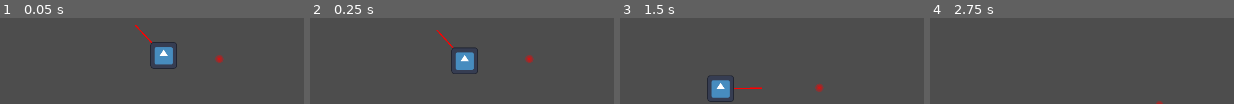
Above: before the commit, frames 1-4 (left to right).
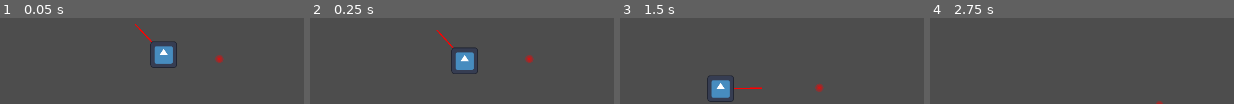
Above: after the commit, the same moments.

Repository: leogeier/ggj24-lasercats
Game: Godot game, scene res://main.tscn
Two runs of this game, one before a commit and one after it. Both use one fixed random seed, a clock stepped at 60 frames per second and the inputs below. The engine's default icon, where the game draws it, is replaced by a stand-in: a white triangle on a blue panel in a dark square.
Inputs (mouse positions are in pixels of both pictures, inside the frame that each line leads up to):
- Up to frame 1 (0.05 s): no input
- Up to frame 2 (0.25 s): no input
- Up to frame 3 (1.5 s): tap Enter at 0.5 s; move the mouse to (outside the picture) at 0.52 s; hold Up (ui_up) from 0.53 s (still down); move the mouse to (outside the picture) at 1.27 s
- Up to frame 4 (2.75 s): keep holding Up (ui_up); tap Space at 2 s; move the mouse to (outside the picture) at 2.02 s

The runs differ from the first frame. In frame 1, 0.7% of the frame differs, in the area x 44-59%, y 6-60%; in frame 2, less than 0.1%; in frame 3, less than 0.1%; in frame 4, nothing differs.

Commit message:
jump through shelf through the bottom

Diff:
--- a/game/main.tscn
+++ b/game/main.tscn
@@ -1,8 +1,9 @@
-[gd_scene load_steps=11 format=3 uid="uid://dxtqm02dnl42d"]
+[gd_scene load_steps=12 format=3 uid="uid://dxtqm02dnl42d"]
 
 [ext_resource type="PackedScene" uid="uid://bh28ccd421trc" path="res://scenes/cat/cat.tscn" id="1_1cu0m"]
 [ext_resource type="PackedScene" uid="uid://ciacvo6retlhy" path="res://scenes/laserpointer/laserpointer.tscn" id="2_x85f1"]
 [ext_resource type="PackedScene" uid="uid://duehi6pdpwp2t" path="res://scenes/camera/camera.tscn" id="3_l7hjo"]
+[ext_resource type="PackedScene" uid="uid://dgd8s0xnbmy23" path="res://scenes/shelf/Shelf.tscn" id="4_p4kp4"]
 
 [sub_resource type="PhysicsMaterial" id="PhysicsMaterial_ci8g4"]
 friction = 0.58
@@ -26,10 +27,12 @@
 [node name="Main" type="Node2D"]
 
 [node name="Cat" parent="." instance=ExtResource("1_1cu0m")]
-position = Vector2(905, 955)
+position = Vector2(905, 953)
 
 [node name="StaticBody2D" type="StaticBody2D" parent="."]
 position = Vector2(952, 1009)
+collision_layer = 5
+collision_mask = 5
 physics_material_override = SubResource("PhysicsMaterial_ci8g4")
 
 [node name="CollisionShape2D" type="CollisionShape2D" parent="StaticBody2D"]
@@ -41,9 +44,6 @@
 [node name="StaticBody2D2" type="StaticBody2D" parent="."]
 position = Vector2(1532, 779)
 physics_material_override = SubResource("PhysicsMaterial_5ruui")
-
-[node name="CollisionShape2D" type="CollisionShape2D" parent="StaticBody2D2"]
-shape = SubResource("RectangleShape2D_2ywyu")
 
 [node name="StaticBody2D3" type="StaticBody2D" parent="."]
 position = Vector2(1808, 536)
@@ -166,3 +166,6 @@
 
 [node name="Camera" parent="." instance=ExtResource("3_l7hjo")]
 position = Vector2(1024, 540)
+
+[node name="Shelf" parent="." instance=ExtResource("4_p4kp4")]
+position = Vector2(1432, 872)
--- a/game/project.godot
+++ b/game/project.godot
@@ -25,6 +25,7 @@
 
 2d_physics/layer_1="ground"
 2d_physics/layer_2="laser"
+2d_physics/layer_3="cat"
 
 [physics]
 
--- a/game/scenes/cat/cat.gd
+++ b/game/scenes/cat/cat.gd
@@ -10,6 +10,9 @@
 
 var last_laser_pointer_position = Vector2.ZERO
 var laser_pointer
+
+func get_lowest_point():
+	return %LowestPoint.global_position
 
 func is_on_ground():
 	return not %GroundCheck.get_overlapping_bodies().is_empty()
--- a/game/scenes/cat/cat.tscn
+++ b/game/scenes/cat/cat.tscn
@@ -15,6 +15,8 @@
 
 [node name="Cat" type="RigidBody2D" groups=["cat"]]
 position = Vector2(1, 0)
+collision_layer = 4
+collision_mask = 4
 mass = 2.28
 can_sleep = false
 lock_rotation = true
@@ -53,3 +55,7 @@
 [node name="JustLandedTimer" type="Timer" parent="."]
 wait_time = 0.539
 one_shot = true
+
+[node name="LowestPoint" type="Marker2D" parent="."]
+unique_name_in_owner = true
+position = Vector2(0, 18)
--- a/game/scenes/shelf/Shelf.gd
+++ b/game/scenes/shelf/Shelf.gd
@@ -6,12 +6,3 @@
 		difficulty = value
 		%"Right Peg".position.x = difficulty
 		%"Left Peg".position.x = -difficulty
-
-# Called when the node enters the scene tree for the first time.
-func _ready():
-	pass # Replace with function body.
-
-
-# Called every frame. 'delta' is the elapsed time since the previous frame.
-func _process(delta):
-	pass
--- a/game/scenes/shelf/Shelf.tscn
+++ b/game/scenes/shelf/Shelf.tscn
@@ -1,6 +1,7 @@
-[gd_scene load_steps=5 format=3 uid="uid://dgd8s0xnbmy23"]
+[gd_scene load_steps=6 format=3 uid="uid://dgd8s0xnbmy23"]
 
 [ext_resource type="Script" path="res://scenes/shelf/Shelf.gd" id="1_hlisx"]
+[ext_resource type="Script" path="res://scenes/shelf/board.gd" id="2_mouh0"]
 
 [sub_resource type="PhysicsMaterial" id="PhysicsMaterial_a2aq4"]
 friction = 0.5
@@ -14,8 +15,13 @@
 script = ExtResource("1_hlisx")
 
 [node name="board" type="RigidBody2D" parent="."]
+unique_name_in_owner = true
+collision_layer = 5
+collision_mask = 5
 mass = 0.6
 physics_material_override = SubResource("PhysicsMaterial_a2aq4")
+gravity_scale = 0.5
+script = ExtResource("2_mouh0")
 
 [node name="CollisionShape2D" type="CollisionShape2D" parent="board"]
 shape = SubResource("RectangleShape2D_bsq5f")
--- /dev/null
+++ b/game/scenes/shelf/board.gd
@@ -0,0 +1,18 @@
+extends RigidBody2D
+
+var is_active = true
+var jumping_frames = 0
+
+func _integrate_forces(_state):
+	var cat = get_tree().get_first_node_in_group("cat")
+	if cat.linear_velocity.y < -10:
+		jumping_frames += 1
+	else:
+		jumping_frames = 0
+	is_active = jumping_frames == 0
+
+	set_collision_layer_value(3, is_active)
+	set_collision_mask_value(3, is_active)
+
+func _process(_delta):
+	$CollisionShape2D.modulate = Color.WHITE if is_active else Color.BLACK
